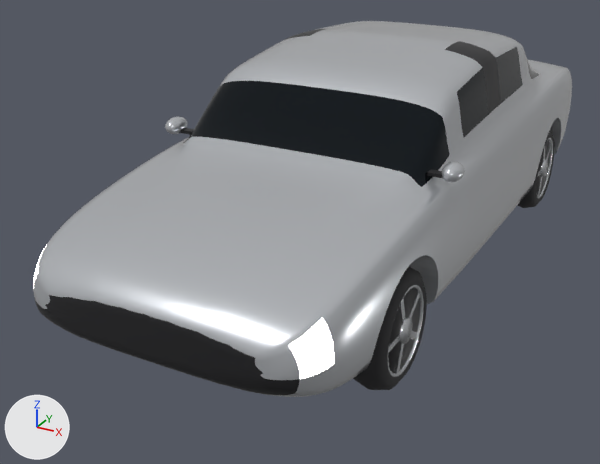
The glTF model public/models/blender/traffic_sedan.glb, before and after one commit.
The view is the same before and after, from a 50 mm lens placed at (2.15, -4.82, 2.45), pointed at (-0.29, -0.4, 0.24). Every picture has the same lights, and +X, +Y and +Z are marked at lower left. The picture after the commit comes second. Where no turn or scale is listed for an object, it has been applied to the vertices. Vertices at exactly the same position are counted once.

Objects in the first picture: 'Body', 'WheelMesh_Wheel_Front_L', 'WheelMesh_Wheel_Rear_L'.
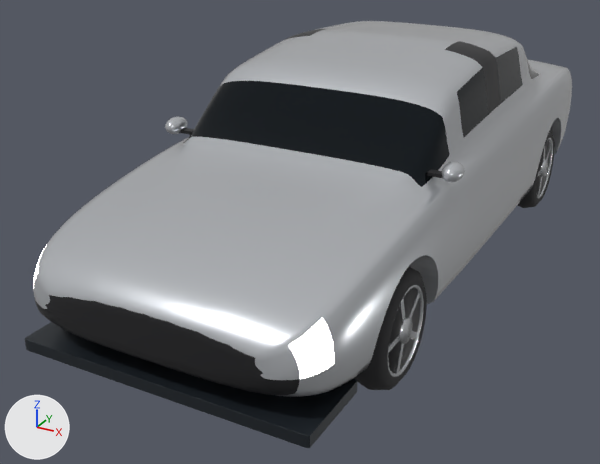
Boxes (x1, y1, x2, y2) around the edits, measured in the pictures (600 x 464 px):
'Body', reshaped (14% taller): before (33, 21, 572, 397); after (25, 21, 572, 448)
part 1 of me_body, added: after (25, 322, 357, 448)

Diff of the bpy script that builds the scene:
```diff
--- a/public/models/blender/traffic_sedan.glb.py
+++ b/public/models/blender/traffic_sedan.glb.py
@@ mat_aero_carbon @@
+mat_aero_carbon = principled_material('Aero_Carbon')
+mat_aero_carbon.base_color = (0.018, 0.024, 0.031)  # dark grey #242b31
+mat_aero_carbon.metallic = 0.32
+mat_aero_carbon.roughness = 0.34
@@ me_body @@
 # used by ob_body; location = (0.0, 0.0, 0.0)
-me_body.from_pydata(...)  # 5237 vertices, 10438 faces; spans x -0.94..0.93, y -2.34..2.35, z 0.21..1.46
+me_body.from_pydata(...)  # 6197 vertices, 12318 faces; spans x -0.94..0.93, y -2.34..2.35, z 0.21..1.46
+# me_body part 1: the loose piece of 96 vertices spanning x 0.75..0.87, y -0.91..-0.86, z 0.98..1.0 is copied, and the copy is scaled about its middle by (13.5, 9.54, 3.23), then moved by (-0.81, -1.2, -0.74), in mat_aero_carbon (dark grey #242b31); it spans x -0.81..0.81, y -2.32..-1.84, z 0.22..0.28
+# other edits to the shape of me_body do not show in these pictures
 me_body.materials.append(mat_vehiclepaint)
@@ me_body @@
 me_body.materials.append(mat_plate)
+me_body.materials.append(mat_aero_carbon)  # dark grey #242b31
```
